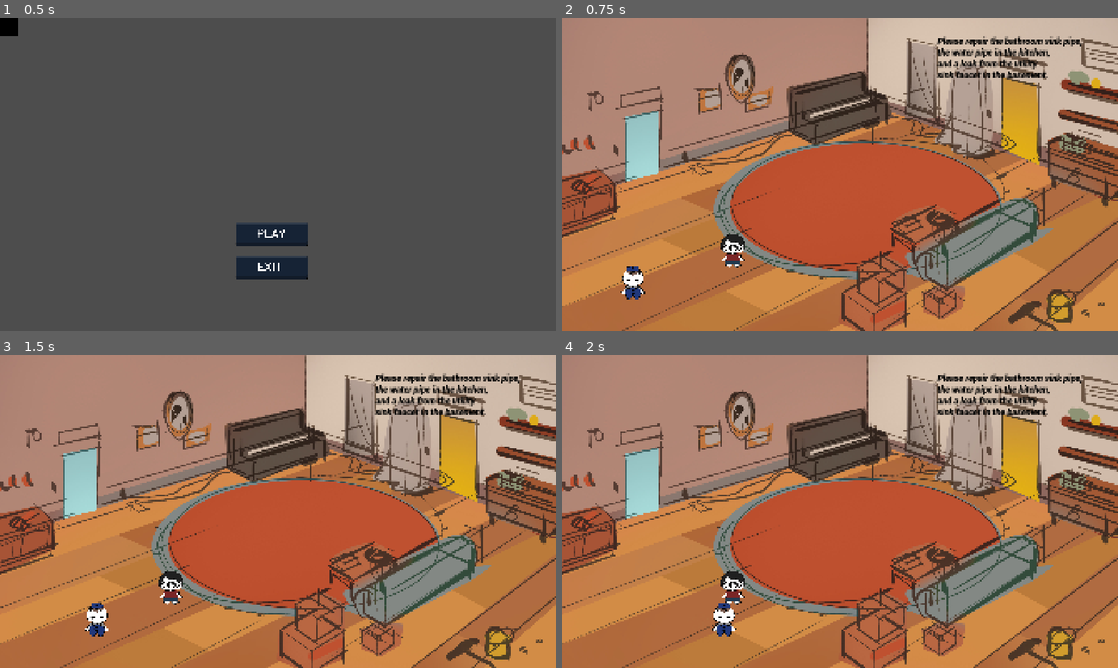
Above: before the commit, frames 1-4 (two rows, left to right).
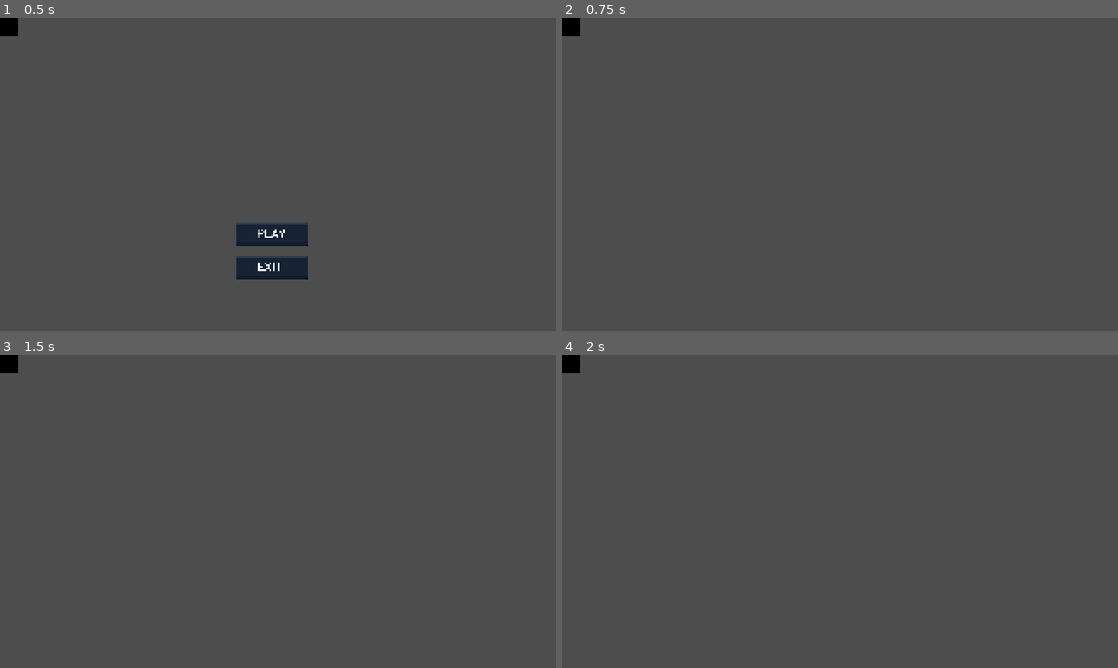
Above: after the commit, the same moments.

Repository: SrTurco/Game-Jam-
Game: Godot game, scene res://Escenas/menu_principal.tscn
Same seed, same stepped clock (60 frames per second), same inputs: the game is played once before the commit and once after it. The engine's default icon, where the game draws it, is replaced by a stand-in: a white triangle on a blue panel in a dark square. Video files are missing from this copy of the repository; at most half a second of black plays in their place.
Inputs (mouse positions are in pixels of both pictures, inside the frame that each line leads up to):
- Up to frame 1 (0.5 s): no input
- Up to frame 2 (0.75 s): click (834, 233) at 0.5 s
- Up to frame 3 (1.5 s): tap Enter at 1.25 s; move the mouse to (400, 495) at 1.27 s; hold D (right) from 1.28 s (still down); tap E (interactuar) at 1.35 s; click (400, 495) at 1.42 s
- Up to frame 4 (2 s): keep holding D (right)

Frame 1 is identical in both runs. In frame 2, 97% of the frame differs, in the area x 0-100%, y 0-100%; in frame 3, 97%; in frame 4, 97%.

Commit message:
3/4 prototipo terminado

Diff:
--- /dev/null
+++ b/Escenas/assassin.tscn
@@ -0,0 +1,28 @@
+[gd_scene format=3 uid="uid://c48ih677og32b"]
+
+[ext_resource type="Script" uid="uid://dr82qrhlwc8k5" path="res://Scripts/assassin.gd" id="1_g5kpp"]
+[ext_resource type="Texture2D" uid="uid://2xrsaqaaclgy" path="res://assets/characters/asesino.01.png" id="2_4fgk1"]
+[ext_resource type="FontFile" uid="uid://bvcjpp5q1mxo4" path="res://font/font/Roboto-BlackItalic.ttf" id="3_ltfkv"]
+
+[sub_resource type="RectangleShape2D" id="RectangleShape2D_44saq"]
+
+[node name="assassin" type="CharacterBody2D" unique_id=35008630]
+script = ExtResource("1_g5kpp")
+
+[node name="assassinSprite" type="Sprite2D" parent="." unique_id=1865679637]
+scale = Vector2(0.20371017, 0.20371017)
+texture = ExtResource("2_4fgk1")
+
+[node name="CollisionShape2D" type="CollisionShape2D" parent="." unique_id=1877223216]
+position = Vector2(-5, 52)
+scale = Vector2(3.69072, 0.9468713)
+shape = SubResource("RectangleShape2D_44saq")
+
+[node name="Label" type="Label" parent="." unique_id=1257408923]
+offset_left = 702.0
+offset_top = -776.0
+offset_right = 742.0
+offset_bottom = -740.0
+theme_override_colors/font_color = Color(0, 0, 0, 1)
+theme_override_fonts/font = ExtResource("3_ltfkv")
+theme_override_font_sizes/font_size = 30
--- /dev/null
+++ b/Escenas/cocina_sala_secuestro.tscn
@@ -0,0 +1,86 @@
+[gd_scene format=3 uid="uid://cemn0jyil16jj"]
+
+[ext_resource type="Script" uid="uid://bmgdhopmc1na4" path="res://Scripts/cocina_sala_secuestro.gd" id="1_3n3db"]
+[ext_resource type="Texture2D" uid="uid://dwnjg8juvd4w1" path="res://assets/Backround/cocina_skt_v01.jpg" id="1_vbmcs"]
+[ext_resource type="Script" uid="uid://cxo7puwbblrrr" path="res://Scripts/cocina_secuestro.gd" id="2_gsr8u"]
+[ext_resource type="PackedScene" uid="uid://c48ih677og32b" path="res://Escenas/assassin.tscn" id="5_3n3db"]
+[ext_resource type="Texture2D" uid="uid://davc3l3lnyptb" path="res://assets/characters/plomero.01.png" id="5_vbmcs"]
+[ext_resource type="FontFile" uid="uid://bmpyecw0tqea2" path="res://font/font/Roboto-Italic.ttf" id="6_8vq47"]
+
+[sub_resource type="SegmentShape2D" id="SegmentShape2D_44saq"]
+
+[node name="Node2D" type="Node2D" unique_id=1085568832]
+script = ExtResource("1_3n3db")
+
+[node name="pausable" type="Node2D" parent="." unique_id=1439916594]
+script = ExtResource("2_gsr8u")
+
+[node name="CocinaSktV01" type="Sprite2D" parent="pausable" unique_id=1846527680]
+position = Vector2(960, 540)
+texture = ExtResource("1_vbmcs")
+metadata/_edit_lock_ = true
+
+[node name="StaticBody2D" type="StaticBody2D" parent="pausable" unique_id=82381617]
+visible = false
+
+[node name="CollisionShape2D" type="CollisionShape2D" parent="pausable/StaticBody2D" unique_id=92633297]
+position = Vector2(-10.000006, 703.00006)
+rotation = -1.9433198
+scale = Vector2(6.7110186, 120.46991)
+shape = SubResource("SegmentShape2D_44saq")
+
+[node name="CollisionShape2D2" type="CollisionShape2D" parent="pausable/StaticBody2D" unique_id=1643972184]
+position = Vector2(1100, 275.00006)
+rotation = -1.2415682
+scale = Vector2(6.7110186, 120.46991)
+shape = SubResource("SegmentShape2D_44saq")
+
+[node name="CollisionShape2D3" type="CollisionShape2D" parent="pausable/StaticBody2D" unique_id=1946596599]
+position = Vector2(1813, 537)
+rotation = 0.99018246
+scale = Vector2(6.7110186, 120.46991)
+shape = SubResource("SegmentShape2D_44saq")
+
+[node name="CollisionShape2D4" type="CollisionShape2D" parent="pausable/StaticBody2D" unique_id=1405978974]
+position = Vector2(1006, 1058)
+rotation = 2.1247833
+scale = Vector2(4.3269024, 37.442196)
+shape = SubResource("SegmentShape2D_44saq")
+
+[node name="CollisionShape2D5" type="CollisionShape2D" parent="pausable/StaticBody2D" unique_id=634494987]
+position = Vector2(684, 871.0001)
+rotation = 0.8790319
+scale = Vector2(4.3269024, 37.442196)
+shape = SubResource("SegmentShape2D_44saq")
+
+[node name="CollisionShape2D6" type="CollisionShape2D" parent="pausable/StaticBody2D" unique_id=1137494254]
+position = Vector2(422.00006, 1086)
+rotation = 1.5950038
+scale = Vector2(5.052166, 43.182297)
+shape = SubResource("SegmentShape2D_44saq")
+
+[node name="CollisionShape2D7" type="CollisionShape2D" parent="pausable/StaticBody2D" unique_id=1965976789]
+position = Vector2(9.9999695, 1073.0001)
+rotation = 3.1413789
+scale = Vector2(5.052166, 43.182297)
+shape = SubResource("SegmentShape2D_44saq")
+
+[node name="assassin" parent="pausable" unique_id=35008630 instance=ExtResource("5_3n3db")]
+position = Vector2(1475, 523)
+
+[node name="Plomero_01" type="Sprite2D" parent="pausable" unique_id=251794603]
+position = Vector2(1650.9999, 487)
+scale = Vector2(0.21143465, 0.21143465)
+texture = ExtResource("5_vbmcs")
+
+[node name="Label" type="Label" parent="." unique_id=533327935]
+offset_left = 722.0
+offset_top = 518.0
+offset_right = 762.0
+offset_bottom = 560.0
+theme_override_colors/font_color = Color(1, 1, 1, 1)
+theme_override_fonts/font = ExtResource("6_8vq47")
+theme_override_font_sizes/font_size = 30
+
+[node name="Timer" type="Timer" parent="." unique_id=902802276]
+wait_time = 10.0
--- a/Escenas/laberinto.tscn
+++ b/Escenas/laberinto.tscn
@@ -1,5 +1,6 @@
 [gd_scene format=3 uid="uid://dcks21ee56j77"]
 
+[ext_resource type="Script" uid="uid://crqvhcy718lop" path="res://Scripts/laberinto.gd" id="1_eynge"]
 [ext_resource type="Texture2D" uid="uid://di6f1vir0afbo" path="res://assets/Backround/FONDO_MINIJUEGOS_V01.png" id="1_wscr7"]
 [ext_resource type="Texture2D" uid="uid://bmcqbjibxaf0q" path="res://assets/tubos/laberinto/TUBO_CORRECTO.png" id="2_hw6aa"]
 [ext_resource type="Texture2D" uid="uid://dwm2b4bivl4g6" path="res://assets/tubos/laberinto/TUBO_INCORRECTO_01.png" id="3_yc1ow"]
@@ -9,8 +10,10 @@
 [ext_resource type="Texture2D" uid="uid://cdvi18t760rik" path="res://assets/progressbar/107761.jpg" id="7_qyt7a"]
 [ext_resource type="Texture2D" uid="uid://bcuon0oe3b0kr" path="res://assets/progressbar/107914.jpg" id="8_ndend"]
 [ext_resource type="Texture2D" uid="uid://2rld4pll0cfr" path="res://assets/canillas/CANILLA.png" id="9_ndend"]
+[ext_resource type="FontFile" uid="uid://bvcjpp5q1mxo4" path="res://font/font/Roboto-BlackItalic.ttf" id="11_w62f8"]
 
 [node name="laberinto" type="Node2D" unique_id=871257911]
+script = ExtResource("1_eynge")
 
 [node name="Sprite2D2" type="Sprite2D" parent="." unique_id=1831365080]
 position = Vector2(961, 542)
@@ -29,6 +32,7 @@
 show_percentage = false
 
 [node name="TextureProgressBar" type="TextureProgressBar" parent="." unique_id=1128268500]
+visible = false
 offset_left = 558.0
 offset_top = 14.999997
 offset_right = 686.0
@@ -95,5 +99,15 @@
 [node name="Fondo" type="Node2D" parent="." unique_id=1272461119]
 
 [node name="TimerProgressBar" type="Timer" parent="." unique_id=1006726857]
-wait_time = 40.0
+wait_time = 2.0
 one_shot = true
+
+[node name="Label" type="Label" parent="." unique_id=1515361602]
+offset_left = 634.0
+offset_top = 21.0
+offset_right = 674.0
+offset_bottom = 63.0
+theme_override_fonts/font = ExtResource("11_w62f8")
+theme_override_font_sizes/font_size = 30
+
+[connection signal="timeout" from="TimerProgressBar" to="." method="_on_timer_progress_bar_timeout"]
--- /dev/null
+++ b/Escenas/menuOmar.tscn
@@ -0,0 +1,19 @@
+[gd_scene format=3 uid="uid://drydewfk0cw1y"]
+
+[ext_resource type="VideoStream" uid="uid://cm1gx32bkwdr6" path="res://assets/Menu-Omar.ogv" id="1_2ditt"]
+[ext_resource type="Script" uid="uid://dsly3w8mc2dsb" path="res://Scripts/menu_omar.gd" id="1_lstyf"]
+
+[node name="Node2D" type="Node2D" unique_id=1052923522]
+script = ExtResource("1_lstyf")
+
+[node name="VideoStreamPlayer" type="VideoStreamPlayer" parent="." unique_id=503153802]
+offset_right = 40.0
+offset_bottom = 40.0
+stream = ExtResource("1_2ditt")
+autoplay = true
+
+[node name="Timer" type="Timer" parent="." unique_id=1301993605]
+wait_time = 2.0
+autostart = true
+
+[connection signal="timeout" from="Timer" to="." method="_on_timer_timeout"]
--- a/Escenas/sala_principal.tscn
+++ b/Escenas/sala_principal.tscn
@@ -1,15 +1,14 @@
 [gd_scene format=3 uid="uid://cipgboflpfow7"]
 
 [ext_resource type="Script" uid="uid://jktq2clkxogd" path="res://Scripts/sala_principal.gd" id="1_tn55x"]
+[ext_resource type="Texture2D" uid="uid://rp54q0dsqdmh" path="res://assets/Backround/SALON/SALONBG_FINAL.png" id="2_frm4x"]
 [ext_resource type="PackedScene" uid="uid://wytsxdqxm2ot" path="res://Escenas/pause_menu.tscn" id="2_l6tan"]
 [ext_resource type="PackedScene" uid="uid://drdounhhos7qq" path="res://Escenas/player.tscn" id="2_mooak"]
-[ext_resource type="Texture2D" uid="uid://dydqerb208aw7" path="res://assets/Backround/sala_skt_v01.jpg" id="2_rftcv"]
 [ext_resource type="Script" uid="uid://csx4tcr0is2sx" path="res://Scripts/acceso_baño.gd" id="3_accbano"]
 [ext_resource type="FontFile" uid="uid://bmpyecw0tqea2" path="res://font/font/Roboto-Italic.ttf" id="6_lxna7"]
 [ext_resource type="Script" uid="uid://8dnpjy521828" path="res://Scripts/acceso_cocina.gd" id="6_rftcv"]
-[ext_resource type="Script" uid="uid://dr82qrhlwc8k5" path="res://Scripts/assassin.gd" id="8_3sxku"]
-[ext_resource type="Texture2D" uid="uid://2xrsaqaaclgy" path="res://assets/characters/asesino.01.png" id="8_frm4x"]
-[ext_resource type="FontFile" uid="uid://bvcjpp5q1mxo4" path="res://font/font/Roboto-BlackItalic.ttf" id="10_va7o6"]
+[ext_resource type="PackedScene" uid="uid://c48ih677og32b" path="res://Escenas/assassin.tscn" id="8_lxna7"]
+[ext_resource type="Texture2D" uid="uid://cyrpmtu8upr86" path="res://assets/Backround/SALON/SALON_ASSET_FINAL.png" id="9_3sxku"]
 
 [sub_resource type="CircleShape2D" id="CircleShape2D_44saq"]
 radius = 96.25487
@@ -18,14 +17,12 @@
 
 [sub_resource type="CircleShape2D" id="CircleShape2D_bghhj"]
 
-[sub_resource type="RectangleShape2D" id="RectangleShape2D_44saq"]
-
 [node name="Sala_Principal" type="Node2D" unique_id=1201324041]
 script = ExtResource("1_tn55x")
 
 [node name="SalaSktV01" type="Sprite2D" parent="." unique_id=217292333]
 position = Vector2(960, 540)
-texture = ExtResource("2_rftcv")
+texture = ExtResource("2_frm4x")
 metadata/_edit_lock_ = true
 
 [node name="pause_menu" parent="." unique_id=1526808940 instance=ExtResource("2_l6tan")]
@@ -159,27 +156,12 @@
 scale = Vector2(8.827414, 8.827414)
 shape = SubResource("CircleShape2D_bghhj")
 
-[node name="assassin" type="CharacterBody2D" parent="." unique_id=1264064862]
+[node name="assassin" parent="." unique_id=35008630 instance=ExtResource("8_lxna7")]
 position = Vector2(594, 800)
-script = ExtResource("8_3sxku")
 
-[node name="assassinSprite" type="Sprite2D" parent="assassin" unique_id=267463427]
-scale = Vector2(0.20371017, 0.20371017)
-texture = ExtResource("8_frm4x")
-
-[node name="CollisionShape2D" type="CollisionShape2D" parent="assassin" unique_id=1864553211]
-position = Vector2(-5, 52)
-scale = Vector2(3.69072, 0.9468713)
-shape = SubResource("RectangleShape2D_44saq")
-
-[node name="Label" type="Label" parent="assassin" unique_id=1988161562]
-offset_left = 702.0
-offset_top = -776.0
-offset_right = 742.0
-offset_bottom = -740.0
-theme_override_colors/font_color = Color(0, 0, 0, 1)
-theme_override_fonts/font = ExtResource("10_va7o6")
-theme_override_font_sizes/font_size = 30
+[node name="SalonAssetFinal" type="Sprite2D" parent="." unique_id=40654897]
+position = Vector2(965, 616)
+texture = ExtResource("9_3sxku")
 
 [connection signal="body_entered" from="acceso_baño" to="CharacterBody2D" method="player_collision_with_object"]
 [connection signal="body_exited" from="acceso_baño" to="CharacterBody2D" method="player_quit_collision_area"]
--- a/Escenas/sotano_sala.tscn
+++ b/Escenas/sotano_sala.tscn
@@ -1,9 +1,9 @@
 [gd_scene format=3 uid="uid://djqave45035ls"]
 
-[ext_resource type="Texture2D" uid="uid://cv1362bosiaff" path="res://assets/Backround/sotano_skt_v01.jpg" id="1_db4s7"]
 [ext_resource type="PackedScene" uid="uid://drdounhhos7qq" path="res://Escenas/player.tscn" id="1_fw0b8"]
-[ext_resource type="Texture2D" uid="uid://v5cu1276vqab" path="res://icon.svg" id="2_ru3cf"]
-[ext_resource type="Script" uid="uid://cmkadb1fhx83v" path="res://Scripts/ventilacion_juego.gd" id="3_vljhc"]
+[ext_resource type="Texture2D" uid="uid://daifhi0gwjd4p" path="res://assets/Backround/SOTANOBG_FINAL.png" id="1_vljhc"]
+[ext_resource type="PackedScene" uid="uid://v8u575s5x4le" path="res://Escenas/ventilacion_juego.tscn" id="3_vljhc"]
+[ext_resource type="Script" uid="uid://cnrey642ho20r" path="res://Scripts/laberintojuego.gd" id="5_e10ms"]
 [ext_resource type="FontFile" uid="uid://bmpyecw0tqea2" path="res://font/font/Roboto-Italic.ttf" id="5_vljhc"]
 [ext_resource type="PackedScene" uid="uid://dcks21ee56j77" path="res://Escenas/laberinto.tscn" id="6_e10ms"]
 
@@ -17,42 +17,14 @@
 
 [node name="SotanoSktV01" type="Sprite2D" parent="." unique_id=856020688]
 position = Vector2(960, 540)
-texture = ExtResource("1_db4s7")
+texture = ExtResource("1_vljhc")
 metadata/_edit_lock_ = true
 
 [node name="CharacterBody2D" parent="." unique_id=1832520959 instance=ExtResource("1_fw0b8")]
 position = Vector2(1320, 447)
 
-[node name="ventilacion juego" type="Node2D" parent="." unique_id=1049194941]
-visible = false
-position = Vector2(394, 732)
-script = ExtResource("3_vljhc")
-
-[node name="herramientas" type="Node2D" parent="ventilacion juego" unique_id=1136013771]
-
-[node name="francesa" type="TextureButton" parent="ventilacion juego/herramientas" unique_id=789127916]
-offset_left = -23.999998
-offset_top = 104.0
-offset_right = 104.0
-offset_bottom = 232.0
-scale = Vector2(1.4508466, 1.3613819)
-texture_normal = ExtResource("2_ru3cf")
-
-[node name="destornillador" type="TextureButton" parent="ventilacion juego/herramientas" unique_id=1568714362]
-offset_left = 535.00006
-offset_top = 104.0
-offset_right = 663.00006
-offset_bottom = 232.0
-scale = Vector2(1.4508466, 1.3613819)
-texture_normal = ExtResource("2_ru3cf")
-
-[node name="picoLoro" type="TextureButton" parent="ventilacion juego/herramientas" unique_id=682940958]
-offset_left = 1059.9999
-offset_top = 104.0
-offset_right = 1187.9999
-offset_bottom = 232.0
-scale = Vector2(1.4508466, 1.3613819)
-texture_normal = ExtResource("2_ru3cf")
+[node name="ventilacion juego" parent="." unique_id=746009285 instance=ExtResource("3_vljhc")]
+position = Vector2(-5, 1159)
 
 [node name="BackToKitchen" type="Area2D" parent="." unique_id=588121414]
 position = Vector2(1006, 172)
@@ -147,12 +119,14 @@
 
 [node name="laberintojuego" type="Area2D" parent="." unique_id=2130328224]
 position = Vector2(491, 497)
+script = ExtResource("5_e10ms")
 
 [node name="CollisionShape2D" type="CollisionShape2D" parent="laberintojuego" unique_id=1343933174]
 scale = Vector2(8.142111, 8.142111)
 shape = SubResource("CircleShape2D_44saq")
 
 [node name="laberinto" parent="." unique_id=871257911 instance=ExtResource("6_e10ms")]
+position = Vector2(-2108, 0)
 
 [connection signal="body_entered" from="BackToKitchen" to="CharacterBody2D" method="_on_acceso_cocina_body_entered"]
 [connection signal="body_exited" from="BackToKitchen" to="CharacterBody2D" method="_on_acceso_cocina_body_exited"]
--- /dev/null
+++ b/Escenas/winEscena.tscn
@@ -0,0 +1,35 @@
+[gd_scene format=3 uid="uid://2k44om5arte0"]
+
+[ext_resource type="Script" uid="uid://cwfttxi5wrpgh" path="res://Scripts/win_escena.gd" id="1_aws18"]
+[ext_resource type="VideoStream" uid="uid://c8m6f4g46lixi" path="res://assets/win.ogv" id="1_thuo2"]
+[ext_resource type="Texture2D" uid="uid://cf5ifodgvogop" path="res://assets/botones/boton MAIN MENU.png" id="3_e7shb"]
+[ext_resource type="Texture2D" uid="uid://bfdp27c7jklhm" path="res://assets/botones/boton EXIT.png" id="4_l56q8"]
+
+[node name="Node2D" type="Node2D" unique_id=1798910862]
+script = ExtResource("1_aws18")
+
+[node name="VideoStreamPlayer" type="VideoStreamPlayer" parent="." unique_id=187908548]
+offset_right = 40.0
+offset_bottom = 40.0
+stream = ExtResource("1_thuo2")
+autoplay = true
+loop = true
+
+[node name="MainMenu" type="TextureButton" parent="." unique_id=1113561332]
+offset_left = 584.99994
+offset_top = 871.99994
+offset_right = 624.99994
+offset_bottom = 911.99994
+scale = Vector2(0.32479998, 0.32479998)
+texture_normal = ExtResource("3_e7shb")
+
+[node name="Quit" type="TextureButton" parent="." unique_id=75011013]
+offset_left = 1014.0
+offset_top = 872.0
+offset_right = 2028.0
+offset_bottom = 1340.0
+scale = Vector2(0.3204821, 0.3204821)
+texture_normal = ExtResource("4_l56q8")
+
+[connection signal="pressed" from="MainMenu" to="." method="_on_main_menu_pressed"]
+[connection signal="pressed" from="Quit" to="." method="_on_quit_pressed"]
--- a/Scripts/GlobalInteractuable.gd
+++ b/Scripts/GlobalInteractuable.gd
@@ -4,3 +4,7 @@
 
 var bañoMinijuego = false
 var cocinaMinijuego = false
+var laberintoMinijuego = false
+
+var etapaSecuestro = false
+var jugador_vuelve_cocina = false
--- a/Scripts/acceso_cocina.gd
+++ b/Scripts/acceso_cocina.gd
@@ -1,4 +1,7 @@
 extends Area2D
 
 func accionar():
-	get_tree().change_scene_to_file("res://Escenas/cocina_sala.tscn")
+	if GlobalInteractuable.etapaSecuestro:
+		get_tree().change_scene_to_file("res://Escenas/cocina_sala_secuestro.tscn")
+	else:
+		get_tree().change_scene_to_file("res://Escenas/cocina_sala.tscn")
--- /dev/null
+++ b/Scripts/cocina_sala_secuestro.gd
@@ -0,0 +1,55 @@
+extends Node2D
+
+@onready var timer = $Timer
+@onready var label = $Label
+
+func _ready():
+	iniciar_dialogo()
+
+func escribir_texto(texto_completo: String, duracion: float):
+	# 1. Asignamos el texto al Label
+	label.text = texto_completo
+
+	# 2. Empezamos con cero caracteres visibles
+	label.visible_characters = 0
+
+	# 3. Creamos un Tween para animar la cantidad de letras visibles
+	var tween = create_tween()
+
+	# Animamos la propiedad 'visible_characters' desde 0 hasta el total de letras
+	tween.tween_property(
+		label,
+		"visible_characters",
+		texto_completo.length(),
+		duracion
+	)
+
+	# 4. Esperamos a que el Tween termine de escribir antes de continuar con la función
+	await tween.finished
+
+func iniciar_dialogo():
+	await escribir_texto("Client: (Glancing at his watch)\nWell, that was quick. Very efficient.", 2.0)
+	await get_tree().create_timer(5.0).timeout
+
+	await escribir_texto("Omar: Yes, everything’s taken care of.
+	Here’s the invoice.", 2.0)
+	await get_tree().create_timer(5.0).timeout
+	label.add_theme_color_override("font_color", Color.DARK_RED)
+	await escribir_texto("Client: (Ignoring the paper) Do you know what
+	I was thinking about while you were down there?
+	I was thinking about how quickly a body drains
+	once the right pipe is opened up.", 2.0)
+	await get_tree().create_timer(10.0).timeout
+	label.add_theme_color_override("font_color", Color.WHITE)
+	await escribir_texto("Omar: Uh... I don’t follow you.
+	I really need to be going, sir.", 2.0)
+	await get_tree().create_timer(5.0).timeout
+	label.add_theme_color_override("font_color", Color.DARK_RED)
+	await escribir_texto("Client: (Pulling out a weapon or a heavy tool)
+	Oh, you’re not going anywhere.
+	You see, you’ve fixed the water pipes...
+	but now you’re going to help me test
+	out the new drain the one for blood.
+	Back to the basement. Slowly.", 2.0)
+	await get_tree().create_timer(10.0).timeout
+	get_tree().change_scene_to_file("res://Escenas/sotano_sala.tscn")
--- /dev/null
+++ b/Scripts/cocina_secuestro.gd
@@ -0,0 +1,4 @@
+extends Node2D
+
+func _ready():
+	get_tree().paused
--- /dev/null
+++ b/Scripts/laberinto.gd
@@ -0,0 +1,36 @@
+extends Node2D
+
+func _ready():
+	$Label.hide()
+
+func _input(event):
+	if event is InputEventMouseButton and event.button_index == MOUSE_BUTTON_LEFT and event.pressed:
+		var mouse_pos: Vector2 = get_viewport().get_mouse_position()
+
+		for canilla: Sprite2D in $canillaPlaceHolder.get_children():
+			if canilla.visible:
+				var rect: Rect2 = canilla.get_rect()
+				var local_mouse_pos: Vector2 = canilla.to_local(canilla.global_position + (mouse_pos - canilla.global_position))
+				if rect.has_point(local_mouse_pos):
+					if canilla.name == "Canilla3":
+						# Canilla correcta - terminar minijuego
+						GlobalInteractuable.laberintoMinijuego = true
+						GlobalInteractuable.etapaSecuestro = true
+						await get_tree().create_timer(2.0).timeout
+						$".".global_position = Vector2(-2000, -2000)
+					else:
+						# Canilla incorrecta - mostrar mensaje
+						$Label.show()
+						$Label.text = "Wrong shutoff valve"
+						$TimerProgressBar.start()
+					break
+
+	if GlobalInteractuable.laberintoMinijuego:
+		$Label.show()
+		$Label.text = "shut-off valve closed"
+		await get_tree().create_timer(2.0).timeout
+		$Label.hide()
+		$".".global_position = Vector2(-2000, -2000)
+
+func _on_timer_progress_bar_timeout():
+	$Label.hide()
--- /dev/null
+++ b/Scripts/laberintojuego.gd
@@ -0,0 +1,5 @@
+extends Area2D
+
+
+func accionar():
+	$"../laberinto".global_position = Vector2(0,0)
--- /dev/null
+++ b/Scripts/menu_omar.gd
@@ -0,0 +1,14 @@
+extends Node2D
+
+var jugar = false
+
+func _on_timer_timeout():
+	jugar = true
+
+func _process(_delta):
+	if jugar:
+		continuar()
+
+func continuar():
+	if Input.is_action_just_pressed("interactuar"):
+		get_tree().change_scene_to_file("res://Escenas/sala_principal.tscn")
--- a/Scripts/menu_principal.gd
+++ b/Scripts/menu_principal.gd
@@ -1,7 +1,7 @@
 extends Node2D
 
 func _on_play_pressed():
-	get_tree().change_scene_to_file("res://Escenas/sala_principal.tscn")
+	get_tree().change_scene_to_file("res://Escenas/menuOmar.tscn")
 
 
 func _on_tutorial_pressed():
--- a/Scripts/playerScript.gd
+++ b/Scripts/playerScript.gd
@@ -6,9 +6,6 @@
 var playerPosition = GlobalInteractuable.playerPosition
 
 var objeto_actual = null
-
-func _ready():
-	label.hide()
 
 func open_google_search(query: String) -> void:
 	var base_url = "https://www.youtube.com/watch?v=dQw4w9WgXcQ"
@@ -27,8 +24,12 @@
 	playerPosition = self.global_position
 
 	if objeto_actual != null and Input.is_action_just_pressed("interactuar"):
+		if objeto_actual.name == "acceso_cocina" and GlobalInteractuable.etapaSecuestro:
+
+			pass
 		objeto_actual.accionar()
 		print("accionado")
+
 
 func _physics_process(_delta):
 	var direccion = Input.get_vector("left", "right", "up", "down")
@@ -100,8 +101,11 @@
 	label.hide()
 	objeto_actual = null
 
-func _on_laberintojuego_body_entered(body):
-	pass # Replace with function body.
+func _on_laberintojuego_body_entered(_body: CharacterBody2D):
+	label.text = "Press E to got to the Basement"
+	label.show()
+	interactuable($"../laberinto")
 
-func _on_laberintojuego_body_exited(body):
-	pass # Replace with function body.
+func _on_laberintojuego_body_exited(_body: CharacterBody2D):
+	label.hide()
+	objeto_actual = null
--- a/Scripts/ventilacion_juego.gd
+++ b/Scripts/ventilacion_juego.gd
@@ -32,7 +32,6 @@
 			picoLoro = false
 
 
-
 func _input(event):
 	var mouse_pos: Vector2 = get_viewport().get_mouse_position()
 
@@ -42,11 +41,10 @@
 				var rect: Rect2 = $Area2D.get_rect()
 				var local_mouse_pos: Vector2 = $Area2D.to_local($Area2D.global_position + (mouse_pos - $Area2D.global_position))
 				if rect.has_point(local_mouse_pos):
-					get_tree().change_scene_to_file("")
+					get_tree().change_scene_to_file("res://Escenas/winEscena.tscn")
 
 	if francesa:
 		if event is InputEventMouseButton and event.button_index == MOUSE_BUTTON_RIGHT and event.pressed:
-
 			for tornillo: Sprite2D in get_tree().get_nodes_in_group("tornillo_puesto"):
 				if tornillo.visible:
 					var rect: Rect2 = tornillo.get_rect()
--- /dev/null
+++ b/Scripts/win_escena.gd
@@ -0,0 +1,7 @@
+extends Node2D
+
+func _on_main_menu_pressed():
+	get_tree().change_scene_to_file("res://Escenas/menu_principal.tscn")
+
+func _on_quit_pressed():
+	get_tree().quit()
Not shown, added: Scripts/cocina_sala_secuestro.gd.uid
Not shown, added: Scripts/cocina_secuestro.gd.uid
Not shown, added: Scripts/laberinto.gd.uid
Not shown, added: Scripts/laberintojuego.gd.uid
Not shown, added: Scripts/menu_omar.gd.uid
Not shown, added: Scripts/win_escena.gd.uid
Not shown, added: Sonidos/ambienteCalle.ogg.import
Not shown, added: Sonidos/charlaSims1.ogg.import
Not shown, added: Sonidos/charlaSims2.ogg.import
Not shown, added: Sonidos/destornillador.ogg.import
Not shown, added: Sonidos/luzParpadeante.ogg.import
Not shown, added: Sonidos/metal.ogg.import
(and 30 more such lines)
